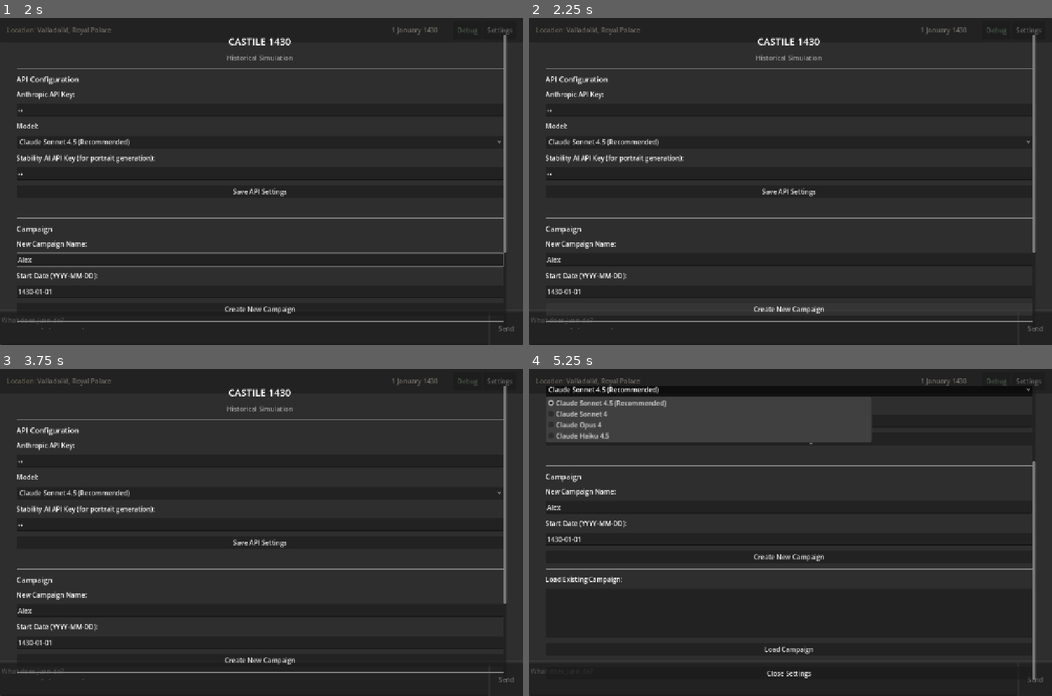
Above: before the commit, frames 1-4 (two rows, left to right).
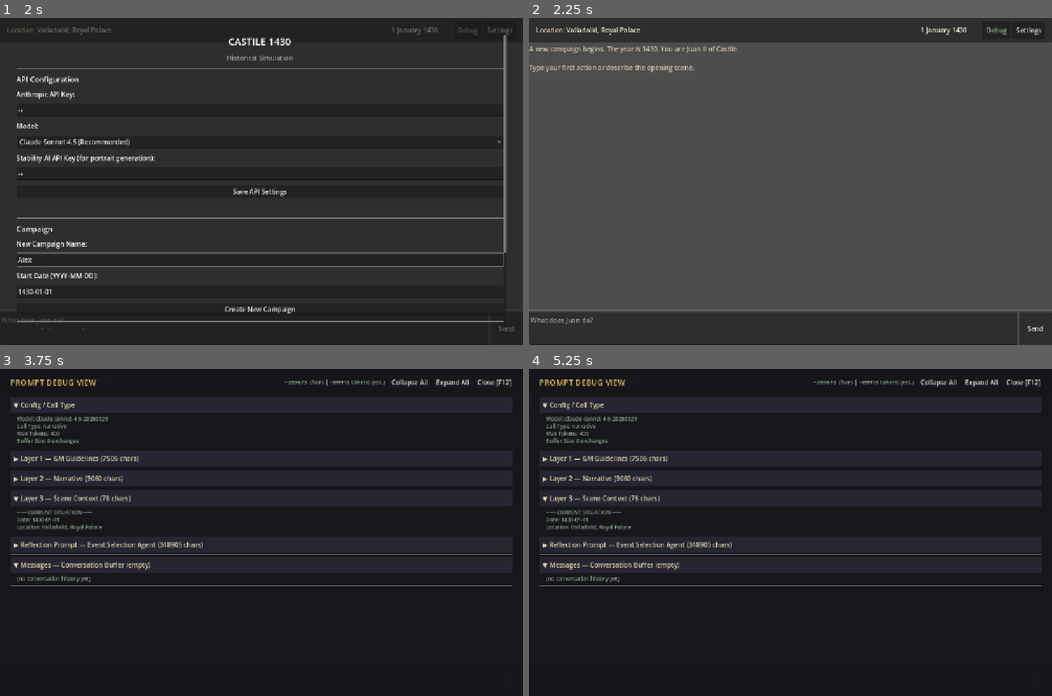
Above: after the commit, the same moments.

Repository: SSicco/History-sim
Game: Godot game, scene res://scenes/main.tscn
The game is run twice, just before and just after one commit, with the same random seed, the same clock (stepped at 60 frames per second) and the same inputs.
Inputs (mouse positions are in pixels of both pictures, inside the frame that each line leads up to):
- Up to frame 1 (2 s): click (245, 328) at 0.52 s; type "12" at 0.6 s; click (261, 109) at 0.75 s; type "12" at 0.83 s; click (261, 174) at 0.98 s; type "12" at 1.07 s; click (261, 259) at 1.27 s; type "Alex" at 1.35 s
- Up to frame 2 (2.25 s): click "Create New Campaign" at 2 s
- Up to frame 3 (3.75 s): click (261, 660) at 2.75 s, where only the run before the commit has a clickable "Create New Campaign"; click "Debug" at 3.5 s
- Up to frame 4 (5.25 s): click "Send" at 4.25 s; click (790, 388) at 5 s, where only the run before the commit has a clickable "Claude Sonnet 4.5 (Recommende…"

Frame 1 is identical in both runs. In frame 2, 80% of the frame differs, in the area x 0-100%, y 2-100%; in frame 3, 6.7%; in frame 4, 14%.
Error before the commit: Parse Error: Cannot infer the type of "alias_readable" variable because the value doesn't have a set type. (res://scripts/prompt_assembler.gd:208)

Commit message:
Fix GDScript type inference error on alias_readable variable
Use explicit String type annotation instead of := inferred typing
since the variable comes from a Variant array element.

https://claude.ai/code/session_016DjAE2hwihSi3MhUxuNpF8

Diff:
--- a/scripts/prompt_assembler.gd
+++ b/scripts/prompt_assembler.gd
@@ -205,7 +205,7 @@
 		for alias in aliases:
 			if alias is String and alias != "":
 				# Match alias as a word boundary: convert underscores to spaces for matching
-				var alias_readable := alias.replace("_", " ").to_lower()
+				var alias_readable: String = alias.replace("_", " ").to_lower()
 				if input_lower.contains(alias_readable):
 					matched.append(c)
 					matched_ids[char_id] = true
--- a/scripts/prompt_retry_manager.gd
+++ b/scripts/prompt_retry_manager.gd
@@ -327,7 +327,7 @@
 			# Check aliases
 			for alias in c.get("aliases", []):
 				if alias is String and alias != "":
-					var alias_readable := alias.replace("_", " ").to_lower()
+					var alias_readable: String = alias.replace("_", " ").to_lower()
 					if desc_lower.contains(alias_readable):
 						matched.append(c)
 						matched_ids[char_id] = true
